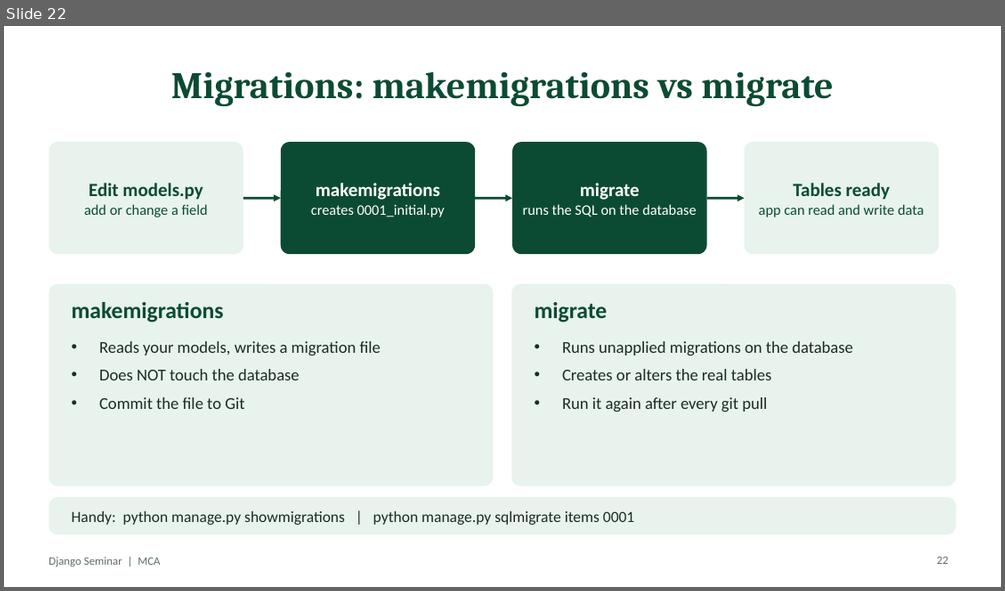
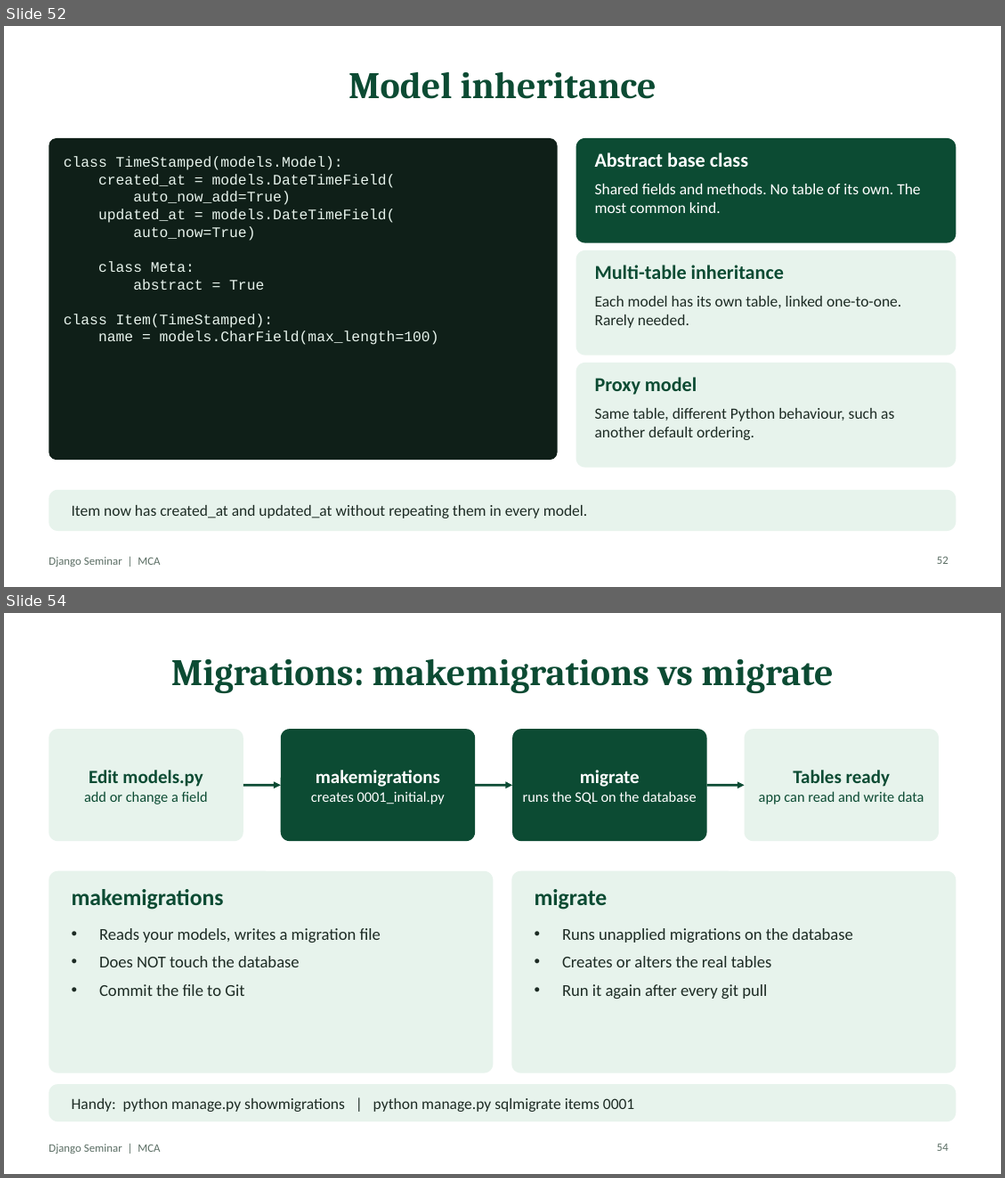
Before and after one commit to MrNihalT/mca, a slide deck: django-seminar/slides/Django-Seminar.pptx. Shown one above the other, each under a label of ours: slide 22 before the commit, slides 52 and 54 after it; the slides between them are not shown. The pictures are 1005x591 and 1005x1178 pixels, drawn with LibreOffice and Linux fonts; fonts in the diff are those of the drawing. Boxes give left, top, right and bottom in pixels: in the first picture for what was removed or moved away, otherwise in the second. Text is boxed around its words. In the diff, an @@ line names an element or a change of style, - is before the commit and + after.

```diff
--- a/django-seminar/slides/Django-Seminar.pptx
+++ b/django-seminar/slides/Django-Seminar.pptx
@@ slide 52 added at (4,26,1001,587), background #FFFFFF; not listed: 1 template element that a slide beside it also shows @@
@@ title added at (348,71,656,99), 36 pt, text #0C4B33, bold @@
+Model inheritance
@@ rounded rectangle added at (48,138,558,459), fill #0F1F18, 14 pt, text #E7F3EC @@
+class TimeStamped(models.Model):
+created_at = models.DateTimeField(
+auto_now_add=True)
+updated_at = models.DateTimeField(
+auto_now=True)
+class Meta:
+abstract = True
+class Item(TimeStamped):
+name = models.CharField(max_length=100)
@@ rounded rectangle added at (576,138,956,243), fill #0C4B33 @@
@@ text added at (595,152,748,167), 19 pt, text #FFFFFF, bold @@
+Abstract base class
@@ text added at (595,184,920,213), 15 pt, text #FFFFFF @@
+Shared fields and methods. No table of its own. The most common kind.
@@ rounded rectangle added at (576,250,956,355), fill #E7F3EC @@
@@ text added at (595,265,784,279), 19 pt, text #0C4B33, bold @@
+Multi-table inheritance
@@ text added at (595,296,901,328), 15 pt, text #1D2B24 @@
+Each model has its own table, linked one-to-one. Rarely needed.
@@ rounded rectangle added at (576,362,956,467), fill #E7F3EC @@
@@ text added at (595,377,696,394), 19 pt, text #0C4B33, bold @@
+Proxy model
@@ text added at (595,408,894,440), 15 pt, text #1D2B24 @@
+Same table, different Python behaviour, such as another default ordering.
@@ rounded rectangle added at (48,490,956,531), fill #E7F3EC @@
@@ text added at (72,505,587,518), 15 pt, text #1D2B24 @@
+Item now has created_at and updated_at without repeating them in every model.
@@ page number added at (937,556,948,564), 11 pt, text #5B6E64 @@
+52
@@ what was slide 22 is now slide 54 @@
@@ page number at (937,1143,948,1151): text changed @@
-22
+54
```
Also in this commit, not shown: 32 other slides added, 1 slide removed, 1 other file.
